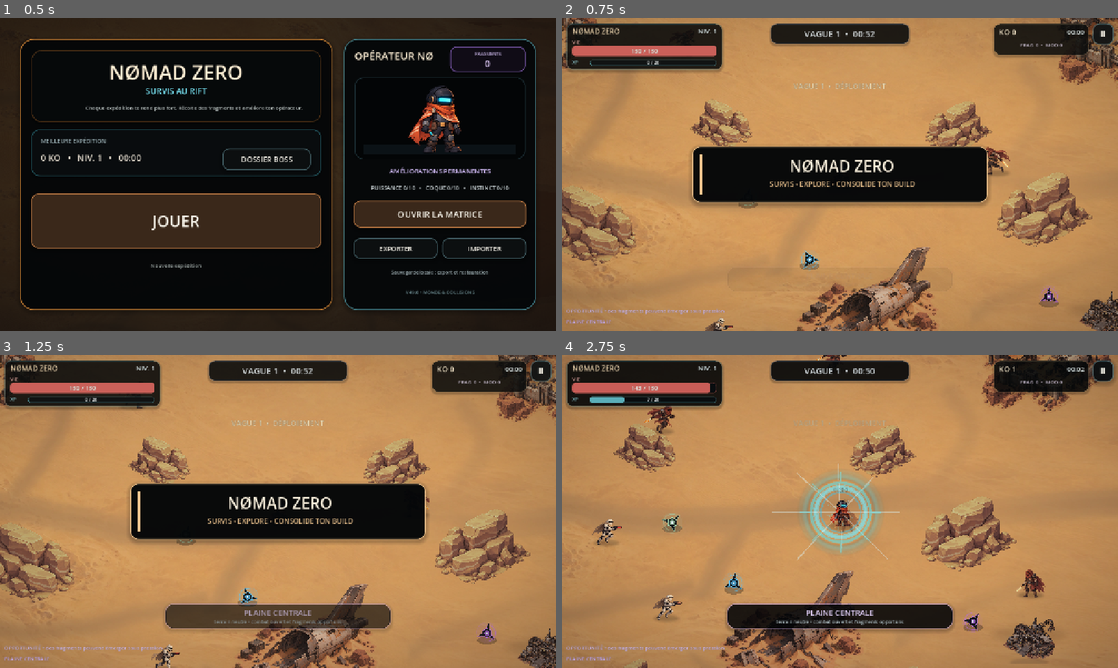
Above: before the commit, frames 1-4 (two rows, left to right).
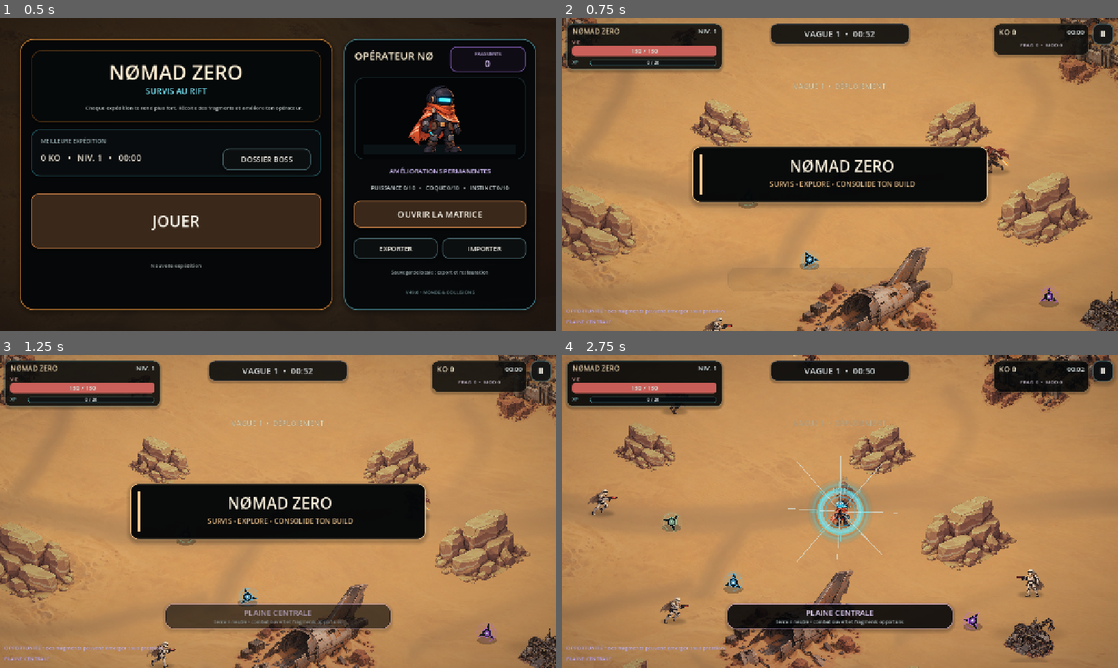
Above: after the commit, the same moments.

Repository: Zorvax-Dev/Nomad-Zero-Dev
Game: Godot game, scene res://Main.tscn
Two runs of this game, one before a commit and one after it. Both use one fixed random seed, a clock stepped at 60 frames per second and the inputs below.
Inputs (mouse positions are in pixels of both pictures, inside the frame that each line leads up to):
- Up to frame 1 (0.5 s): no input
- Up to frame 2 (0.75 s): click "JOUER" at 0.5 s
- Up to frame 3 (1.25 s): no input
- Up to frame 4 (2.75 s): move the mouse to (962, 495) at 1.27 s; hold D (move_right) 1.28-2 s; tap Q at 1.35 s; click (962, 495) at 1.42 s; drag from (728, 527) to (812, 574) at 2.02 s

Frame 1 is identical in both runs. In frame 2, 0.3% of the frame differs, in the area x 25-81%, y 40-100%; in frame 3, 0.3%; in frame 4, 7.4%, in the area x 4-99%, y 0-100%.

Commit message:
Rebuild: replace flat EchoSpire and remove weak canyon art dependencies

Diff:
--- a/scripts/world.gd
+++ b/scripts/world.gd
@@ -12,8 +12,6 @@
 const ROCK_TEXTURE: Texture2D = preload("res://assets/decor/v46_1_rock_main.png")
 const ROCK_TEXTURE_MIRROR: Texture2D = preload("res://assets/decor/v46_1_rock_mirror.png")
 const CANYON_ROCK_TEXTURE: Texture2D = preload("res://assets/decor/v47_canyon_rock.png")
-const ECHO_RUINS_TEXTURE: Texture2D = preload("res://assets/decor/v47_echo_ruins.png")
-const ECHO_SPIRE_TEXTURE: Texture2D = preload("res://assets/decor/v47_echo_spire.png")
 const LEVIATHAN_TEXTURE: Texture2D = preload("res://assets/decor/v48_leviathan.png")
 const SALVAGE_RIG_TEXTURE: Texture2D = preload("res://assets/decor/v48_salvage_rig.png")
 const SCRAP_HEAP_TEXTURE: Texture2D = preload("res://assets/decor/v48_scrap_heap.png")
@@ -91,8 +89,8 @@
 	_add_blocking_decor("EchoRuins", CANYON_ROCK_TEXTURE, Vector2(3630.0, 1310.0), 0.36, false, [
 		{"offset": Vector2(0.0, 34.0), "radius": Vector2(104.0, 72.0)},
 	])
-	_add_blocking_decor("EchoSpire", ECHO_SPIRE_TEXTURE, Vector2(3920.0, 820.0), 0.55, false, [
-		{"offset": Vector2(0.0, 25.0), "radius": Vector2(105.0, 88.0)},
+	_add_blocking_decor("EchoSpire", CANYON_ROCK_TEXTURE, Vector2(3920.0, 820.0), 0.30, true, [
+		{"offset": Vector2(0.0, 30.0), "radius": Vector2(86.0, 62.0)},
 	])
 	_add_blocking_decor("CanyonRockEast", CANYON_ROCK_TEXTURE, Vector2(3870.0, 1570.0), 0.24, true, [
 		{"offset": Vector2(0.0, 30.0), "radius": Vector2(68.0, 48.0)},
@@ -129,8 +127,6 @@
 	elif tex == REFINERY_TEXTURE: source_offset = 440.0
 	elif tex == WRECK_TEXTURE: source_offset = 284.0
 	elif tex == CANYON_ROCK_TEXTURE: source_offset = 300.0
-	elif tex == ECHO_RUINS_TEXTURE: source_offset = 250.0
-	elif tex == ECHO_SPIRE_TEXTURE: source_offset = 205.0
 	elif tex == LEVIATHAN_TEXTURE: source_offset = 323.0
 	elif tex == SALVAGE_RIG_TEXTURE: source_offset = 402.0
 	elif tex == IRON_PIT_TEXTURE: source_offset = 242.0
@@ -140,7 +136,7 @@
 func _add_decor(node_name: String, tex: Texture2D, pos: Vector2, scale_value: float, flip_h: bool) -> void:
 	# V46.3: les structures reposent sur un sol localement tassé et le réseau de chemins
 	# contourne les volumes de collision. Cette ombre reste légère et sans collision.
-	if tex == CAMP_TEXTURE or tex == REFINERY_TEXTURE or tex == WRECK_TEXTURE or tex == ECHO_RUINS_TEXTURE or tex == ECHO_SPIRE_TEXTURE or tex == LEVIATHAN_TEXTURE or tex == SALVAGE_RIG_TEXTURE or tex == IRON_PIT_TEXTURE:
+	if tex == CAMP_TEXTURE or tex == REFINERY_TEXTURE or tex == WRECK_TEXTURE or tex == LEVIATHAN_TEXTURE or tex == SALVAGE_RIG_TEXTURE or tex == IRON_PIT_TEXTURE:
 		_add_landmark_shadow(node_name, pos, scale_value)
 
 	var spr := Sprite2D.new()
